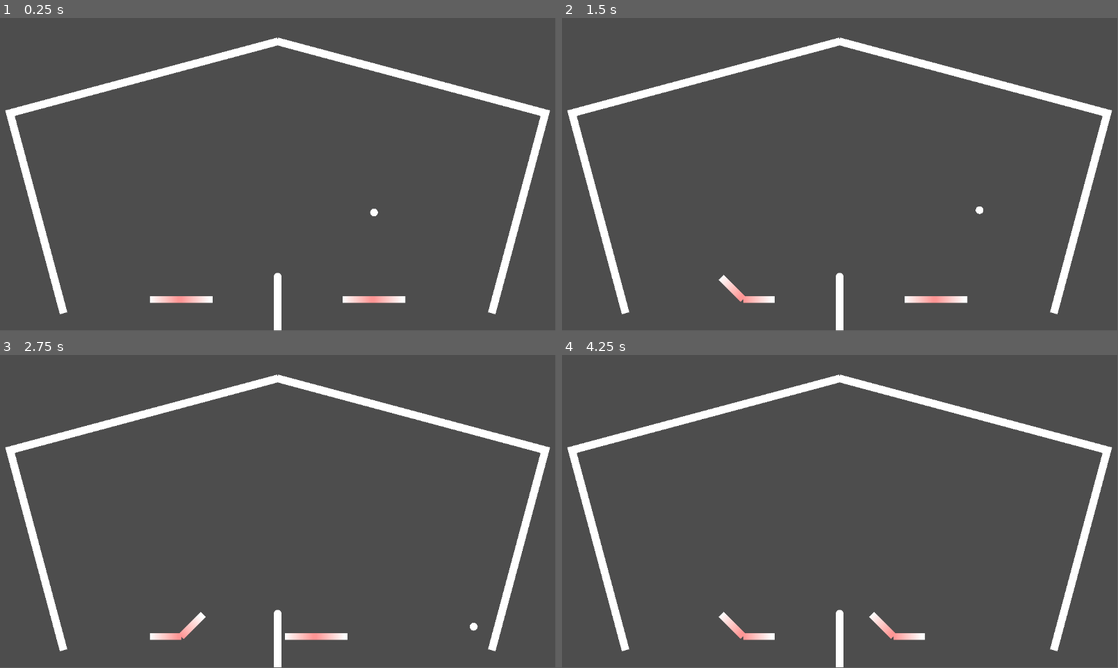
Above: before the commit, frames 1-4 (two rows, left to right).
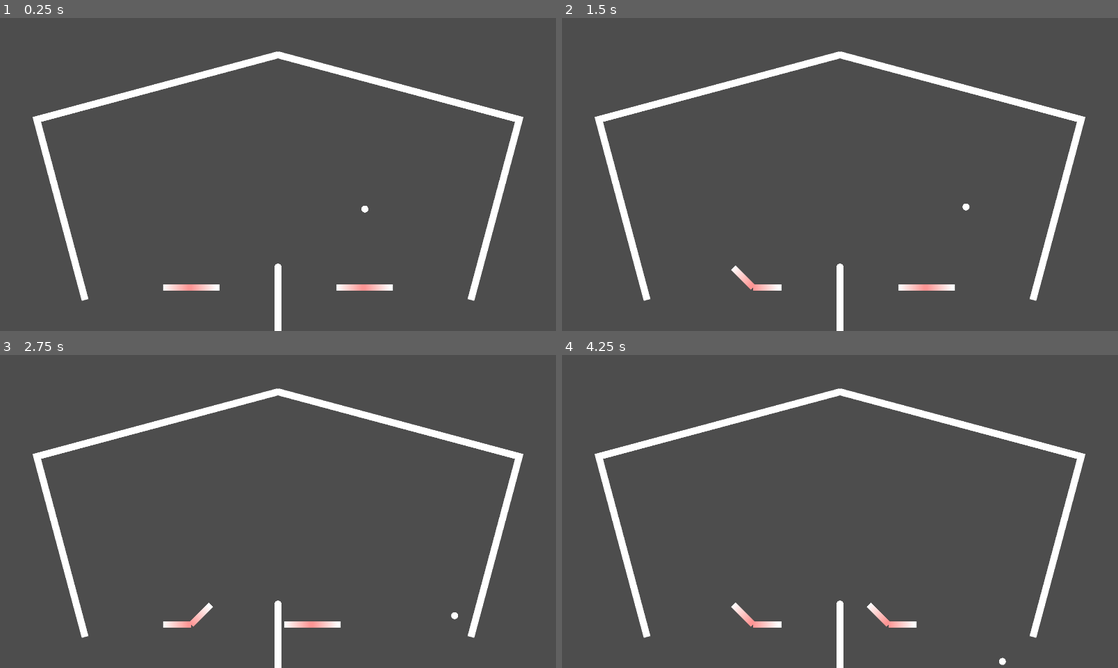
Above: after the commit, the same moments.

Repository: Skelothan/PinballPongReponged
Game: Godot game, scene res://Scenes/arena.tscn
Same seed, same stepped clock (60 frames per second), same inputs: the game is played once before the commit and once after it.
Inputs:
- Up to frame 1 (0.25 s): no input
- Up to frame 2 (1.5 s): hold G (p1_flip_right) 0.53-1.28 s; hold , (p2_flip_left) 0.53-1.28 s; tap Enter at 1.25 s; hold F (p1_flip_left) from 1.28 s (still down); tap . (p2_flip_right) at 1.35 s
- Up to frame 3 (2.75 s): release F (p1_flip_left) at 2.03 s; hold G (p1_flip_right) from 2.03 s (still down); hold Left (p2_move_left) from 2.03 s (still down)
- Up to frame 4 (4.25 s): release Left (p2_move_left) at 2.78 s; tap Right (p2_move_right) at 2.85 s; release G (p1_flip_right) at 3.53 s; hold F (p1_flip_left) from 3.53 s (still down); hold , (p2_flip_left) from 3.53 s (still down)
In our replay, the window is 799x449 before the commit and 800x450 after it. These sizes can differ from the game's own. Grey fills any space a smaller window leaves; there, only what the larger window draws over its background counts as a difference.

The runs differ from the first frame. In frame 1, 9.2% of the frame differs, in the area x 0-99%, y 6-100%; in frame 2, 9.2%; in frame 3, 9.1%; in frame 4, 9.2%.

Commit message:
fix: window size

Diff:
--- a/Scenes/arena.tscn
+++ b/Scenes/arena.tscn
@@ -29,7 +29,7 @@
 scale = Vector2(3, 3)
 move_speed = 600
 flip_speed = 300
-left_bound = -400.0
+left_bound = -450.0
 right_bound = -100.0
 
 [node name="P2_Paddle" parent="." instance=ExtResource("1_nnts3")]
@@ -39,11 +39,11 @@
 flip_speed = 300
 player = 2
 left_bound = 100.0
-right_bound = 400.0
+right_bound = 450.0
 
 [node name="Camera2D" type="Camera2D" parent="."]
 position = Vector2(0, -75)
-zoom = Vector2(0.8, 0.8)
+zoom = Vector2(1.2, 1.2)
 
 [node name="Net" type="Node2D" parent="."]
 position = Vector2(0, 200)
--- a/project.godot
+++ b/project.godot
@@ -14,6 +14,13 @@
 run/main_scene="uid://c0uxhpt30u2gu"
 config/features=PackedStringArray("4.4", "GL Compatibility")
 config/icon="res://icon.svg"
+
+[display]
+
+window/size/viewport_width=1920
+window/size/viewport_height=1080
+window/stretch/mode="viewport"
+window/stretch/aspect="keep_width"
 
 [input]
 
